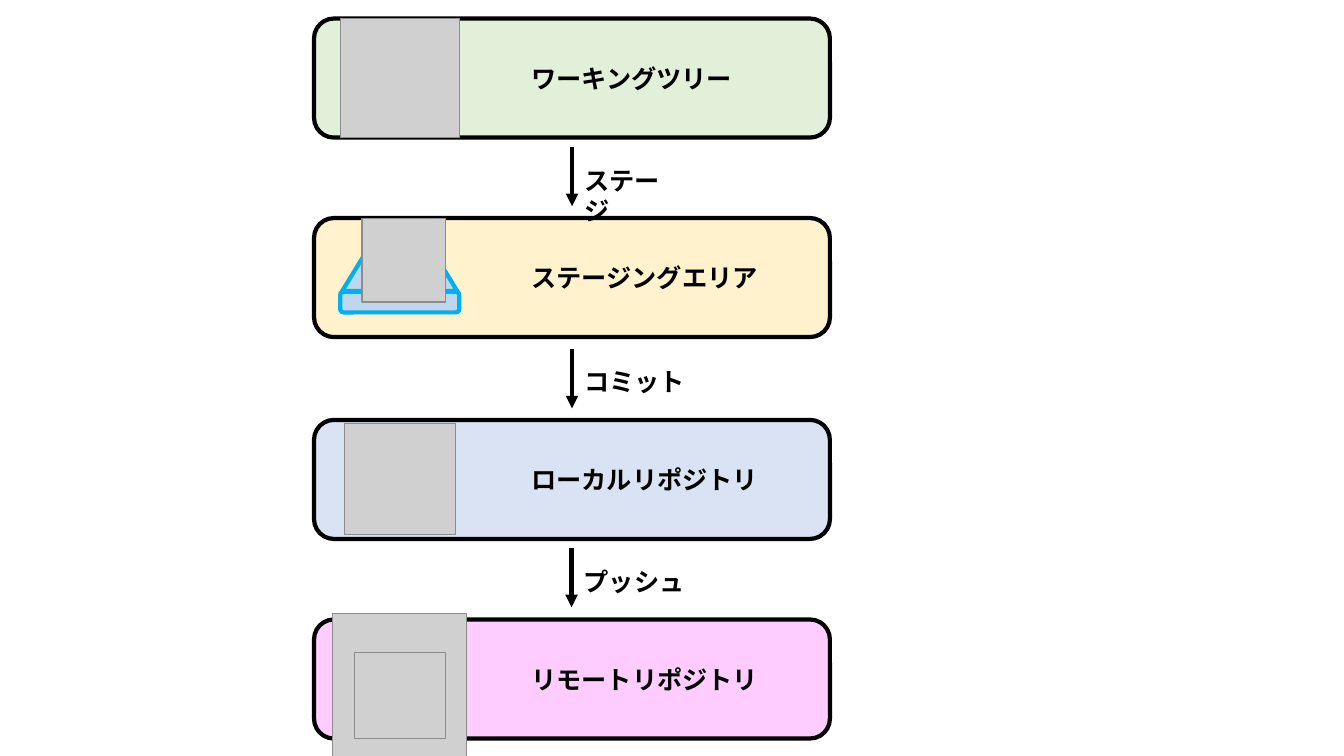
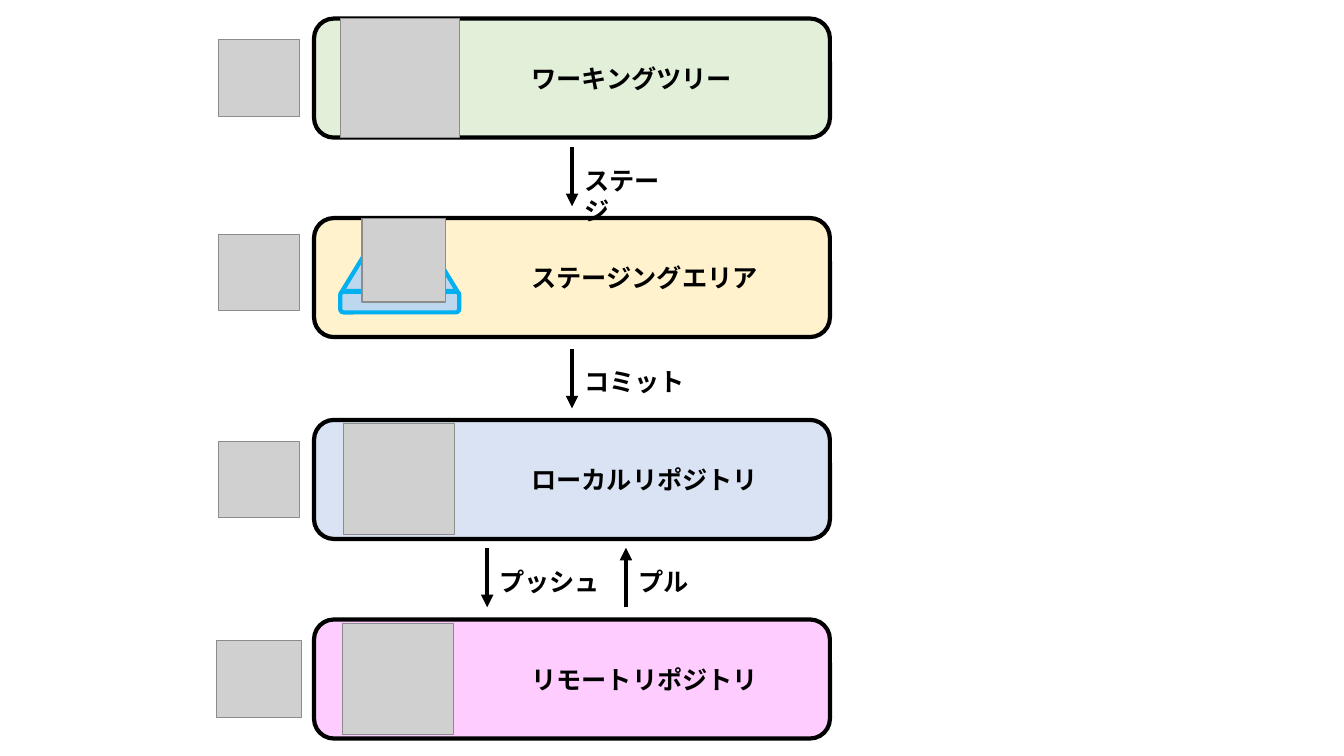
Before and after one commit to nishida2073/ai_navive, a slide deck: slide 11 of 01_テキスト/Git入門_図.pptx. Drawn at 1344x756 pixels with LibreOffice and Linux fonts; fonts in the diff are those of the drawing; grey boxes stand for pictures. Boxes give left, top, right and bottom in pixels: in the first picture for what was removed or moved away, otherwise in the second. Text is boxed around its words. In the diff, an @@ line names an element or a change of style, - is before the commit and + after.

```diff
--- a/01_テキスト/Git入門_図.pptx
+++ b/01_テキスト/Git入門_図.pptx
@@ picture added at (219,40,299,117) @@
@@ picture added at (219,234,299,311) @@
@@ picture added at (219,442,299,518) @@
@@ arrow moved from (572, 547) - (572, 608) to (487, 547) - (487, 608) @@
@@ text "プッシュ": place and size @@
-text "プッシュ" at (584,569,685,594)
+text "プッシュ" at (499,569,600,594)
@@ arrow added from (626, 608) to (626, 547), #000000 3 pt @@
@@ text added at (638,569,688,593), 18 pt, text #000000, bold @@
+プル
@@ picture removed at (333,614,467,756) @@
@@ picture: place and size @@
-picture at (354,652,446,739)
+picture at (342,624,453,735)
@@ picture added at (216,641,301,718) @@
```
Also in this commit, not shown: 3 other slides changed, 1 slide removed, 1 other file.
